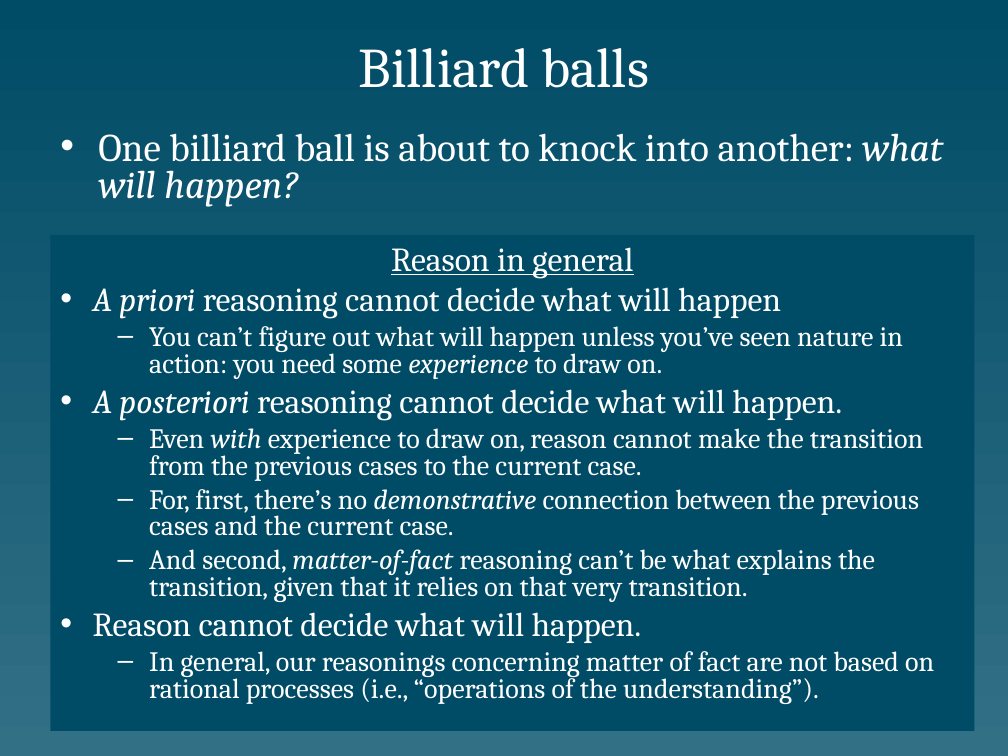
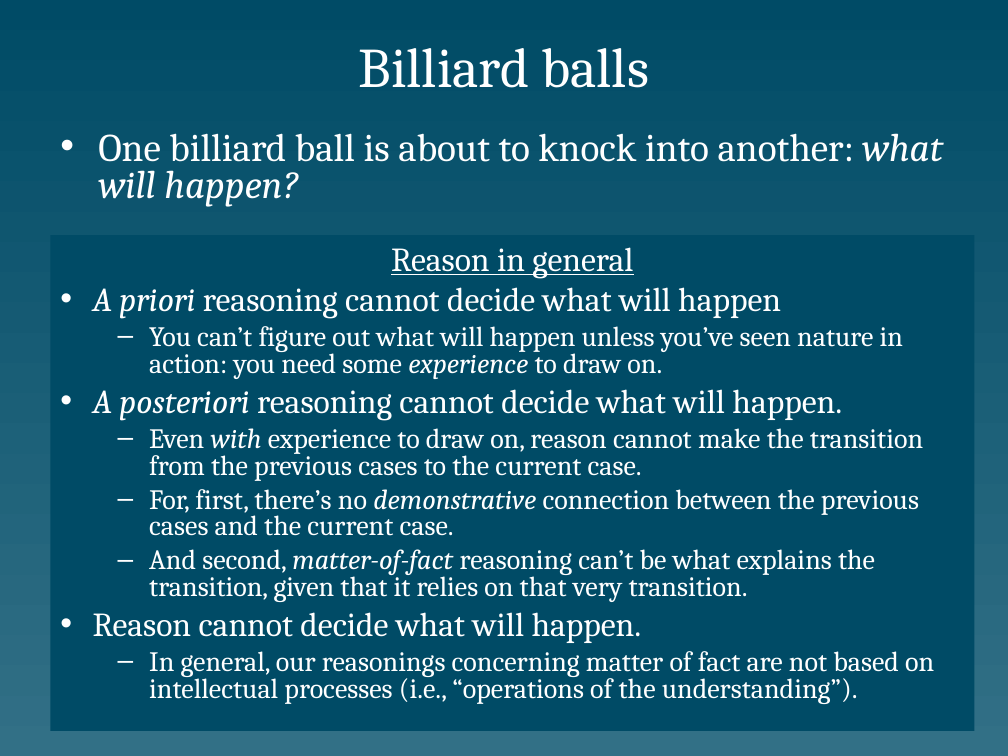
Before and after one commit to colemitchell/colemitchell.github.io, a slide deck: slide 22 of PHIL2220/Hume.ppt. Drawn at 1008x756 pixels with LibreOffice and Linux fonts; fonts in the diff are those of the drawing. Boxes give left, top, right and bottom in pixels: in the first picture for what was removed or moved away, otherwise in the second. Text is boxed around its words. In the diff, an @@ line names an element or a change of style, - is before the commit and + after.

```diff
--- a/PHIL2220/Hume.ppt
+++ b/PHIL2220/Hume.ppt
@@ text at (149,651,934,704): text changed @@
-  – In general, our reasonings concerning matter of fact are not based on rational processes (i.e., “operations of the understanding”).
+  – In general, our reasonings concerning matter of fact are not based on intellectual processes (i.e., “operations of the understanding”).
```
Also in this commit, not shown: 13 other slides changed, 6 other files.
